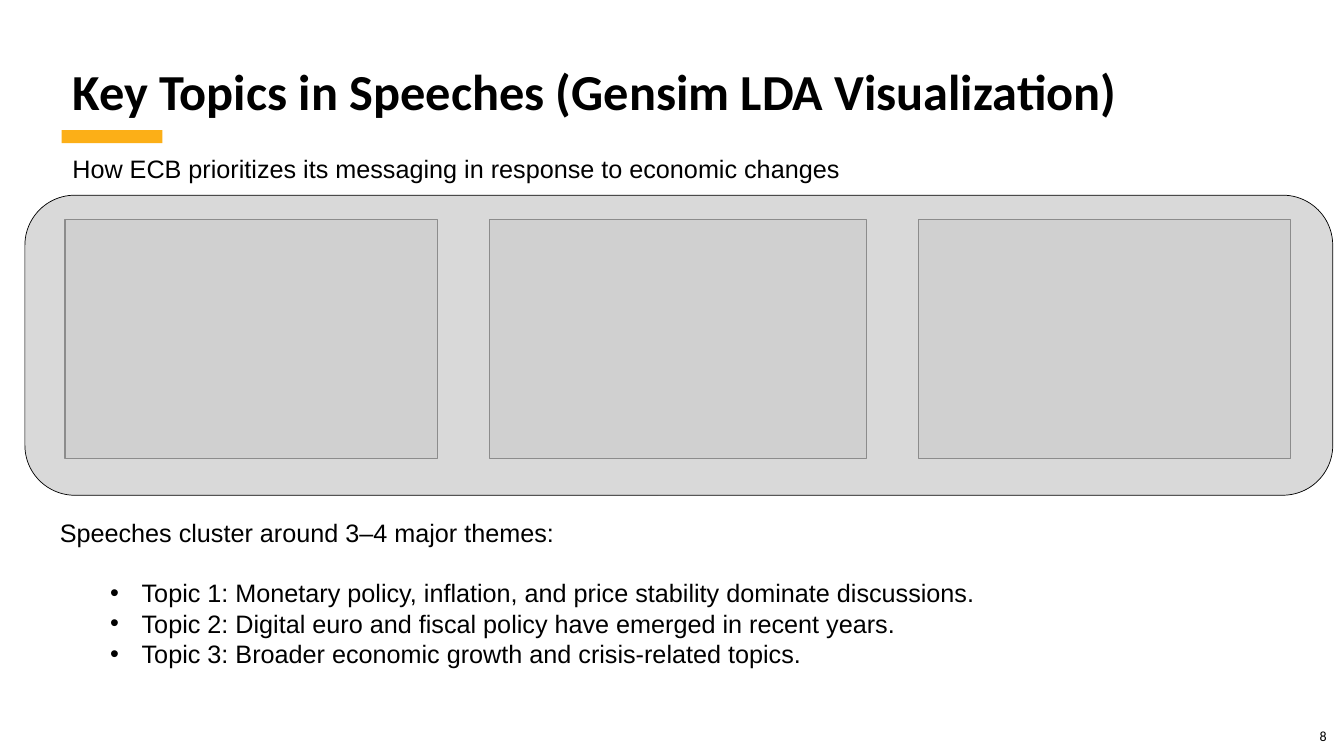
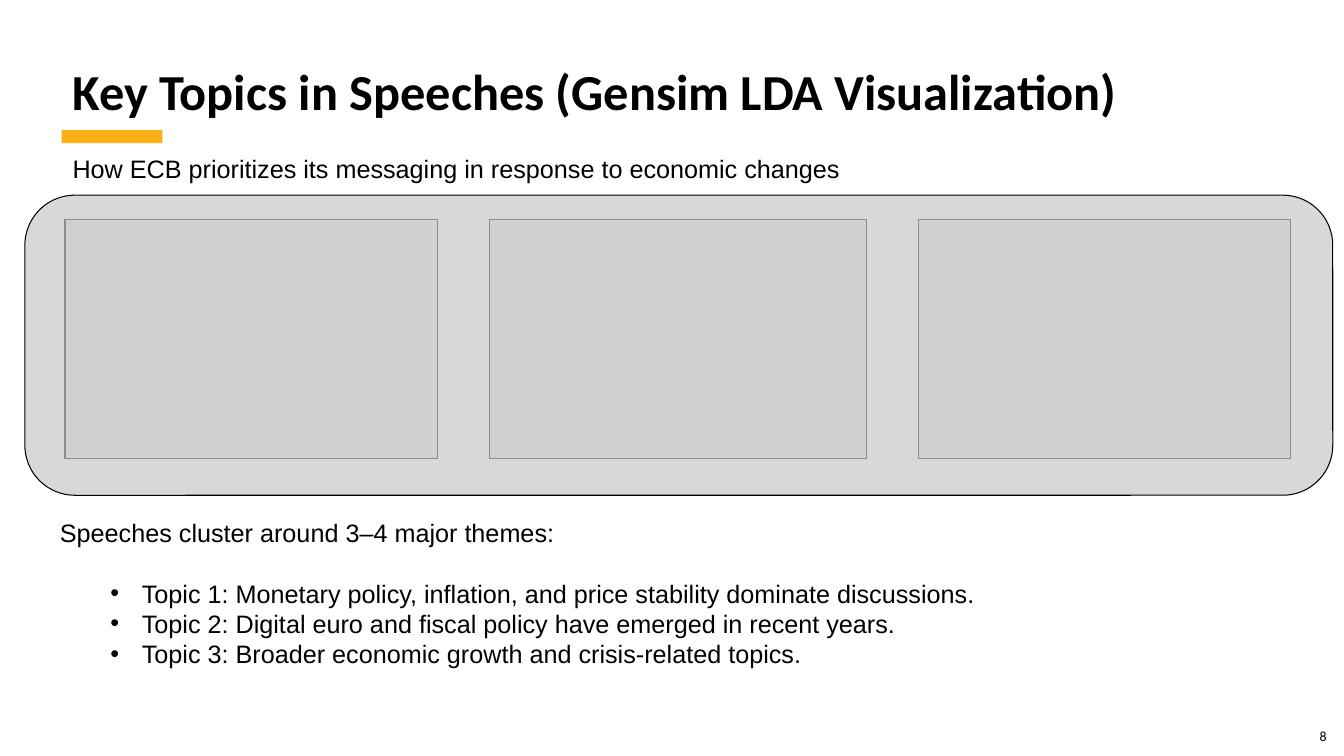
Before and after one commit to kubernetes-world/3666-ANLP-Predicting-ECB-Monetary-Policy, a slide deck: slide 8 of 3666 ANLP - Predicting ECB Monetary Policy.Final Project.pptx. Drawn at 1344x756 pixels with LibreOffice and Linux fonts; fonts in the diff are those of the drawing; grey boxes stand for pictures; background and template pictures are left out. Boxes give left, top, right and bottom in pixels: in the first picture for what was removed or moved away, otherwise in the second. Text is boxed around its words. In the diff, an @@ line names an element or a change of style, - is before the commit and + after.

```diff
--- a/3666 ANLP - Predicting ECB Monetary Policy.Final Project.pptx
+++ b/3666 ANLP - Predicting ECB Monetary Policy.Final Project.pptx
@@ rounded rectangle at [25, 196, 1334, 496]: fill #D9D9D9 to #D8D8D8; outline #000000 0.5 pt to #000000 0.75 pt; proportions changed @@
```
Also in this commit, not shown: 14 other slides changed.
